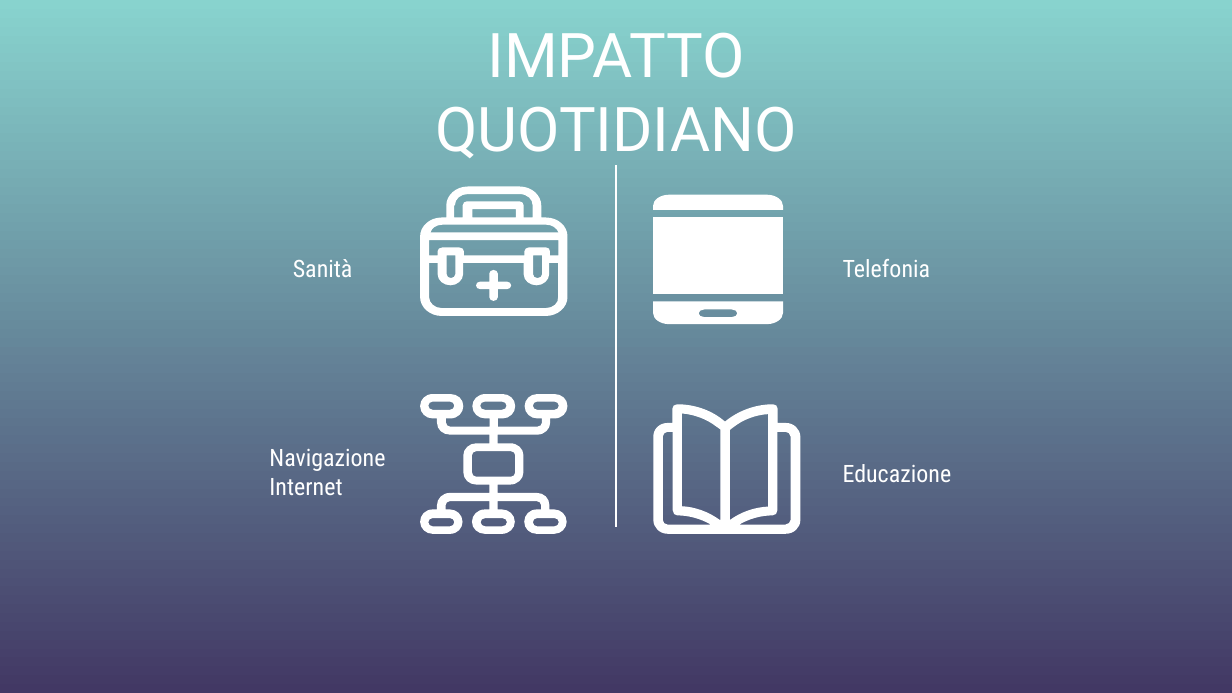
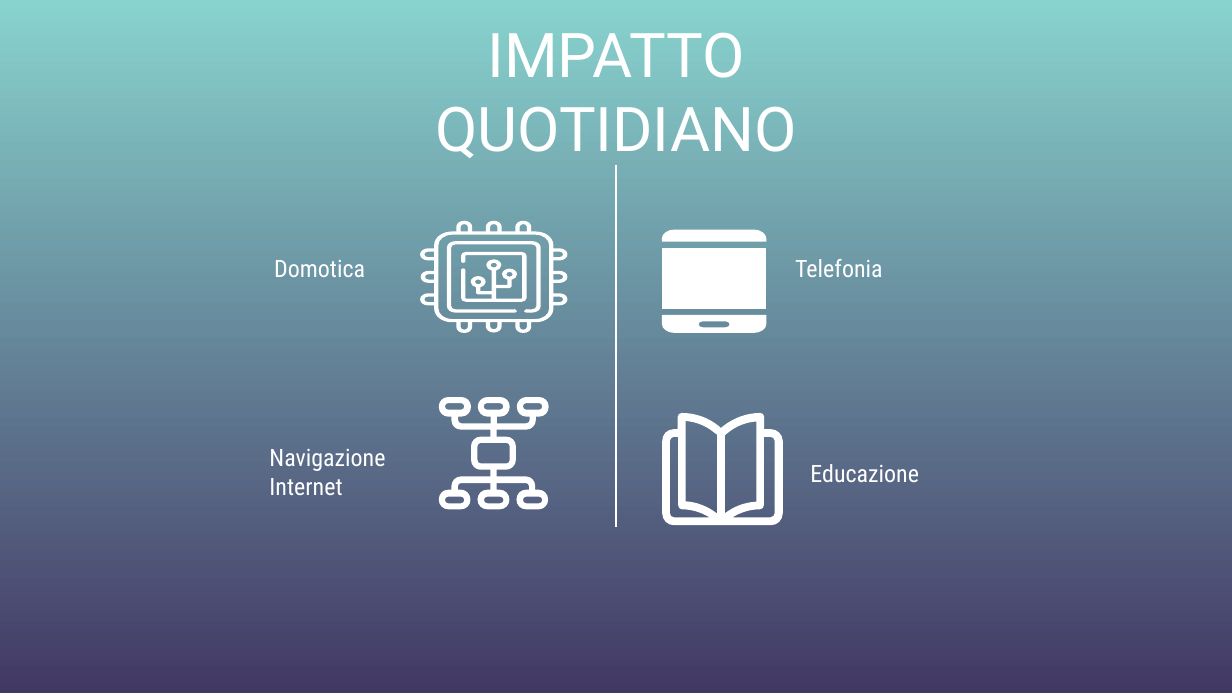
Before and after one commit to DanielePeruzzi97/ils-verona, a slide deck: slide 7 of LinuxDay/speech/cloudpersonale/OpenSource - Intro.pptx. Drawn at 1232x693 pixels with LibreOffice and Linux fonts; fonts in the diff are those of the drawing; background and template pictures are left out. Boxes give left, top, right and bottom in pixels: in the first picture for what was removed or moved away, otherwise in the second. Text is boxed around its words. In the diff, an @@ line names an element or a change of style, - is before the commit and + after.

```diff
--- a/LinuxDay/speech/cloudpersonale/OpenSource - Intro.pptx
+++ b/LinuxDay/speech/cloudpersonale/OpenSource - Intro.pptx
@@ freeform shape: place and size @@
-freeform shape at (420, 186, 568, 315)
+freeform shape at (420, 221, 568, 333)
@@ freeform shape: place and size @@
-freeform shape at (653, 195, 784, 209)
+freeform shape at (662, 229, 766, 241)
@@ subtitle added at (274, 260, 365, 277), 14 pt, text #FFFFFF @@
+Domotica
@@ subtitle removed at (293, 259, 353, 277) @@
-Sanità
@@ freeform shape added at (447, 241, 541, 313), fill #FFFFFF @@
@@ freeform shape: place and size @@
-freeform shape at (476, 270, 511, 301)
+freeform shape at (461, 251, 526, 302)
@@ freeform shape: place and size @@
-freeform shape at (653, 217, 784, 293)
+freeform shape at (662, 248, 766, 309)
@@ subtitle "Telefonia": place and size @@
-subtitle "Telefonia" at (843, 259, 931, 277)
+subtitle "Telefonia" at (795, 259, 883, 277)
@@ freeform shape: place and size @@
-freeform shape at (653, 302, 784, 324)
+freeform shape at (662, 315, 766, 334)
@@ freeform shape: place and size @@
-freeform shape at (420, 394, 568, 533)
+freeform shape at (439, 397, 548, 509)
@@ freeform shape: place and size @@
-freeform shape at (653, 404, 801, 533)
+freeform shape at (662, 413, 782, 525)
@@ subtitle "Educazione": place and size @@
-subtitle "Educazione" at (843, 464, 952, 482)
+subtitle "Educazione" at (810, 464, 919, 482)
```
Also in this commit, not shown: 1 other slide changed.
